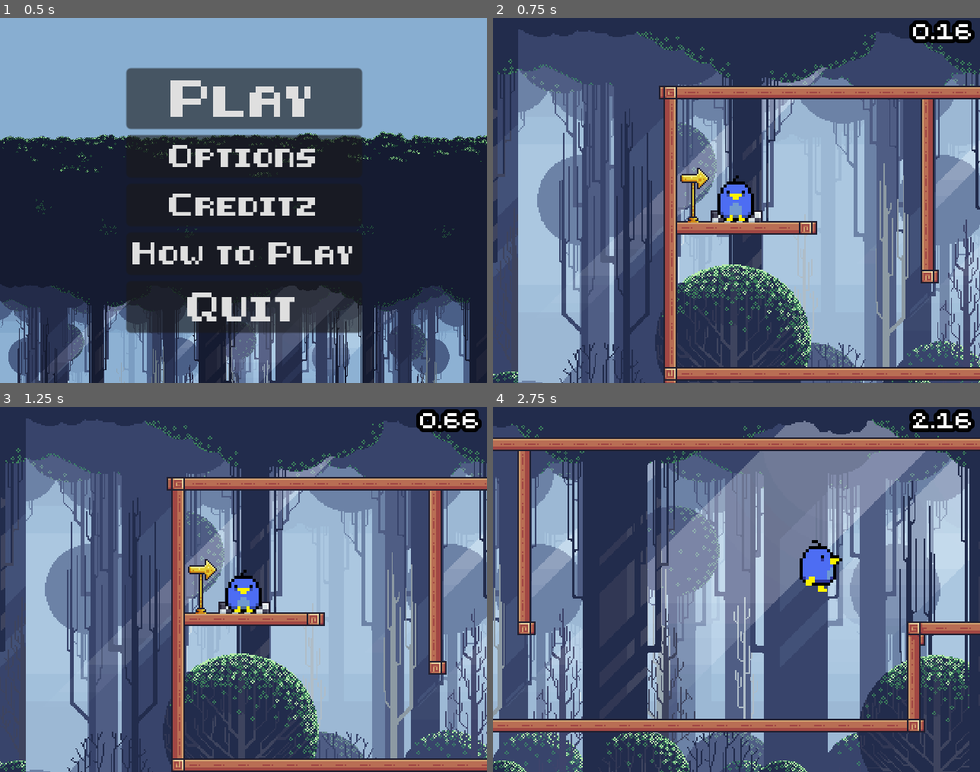
Above: before the commit, frames 1-4 (two rows, left to right).
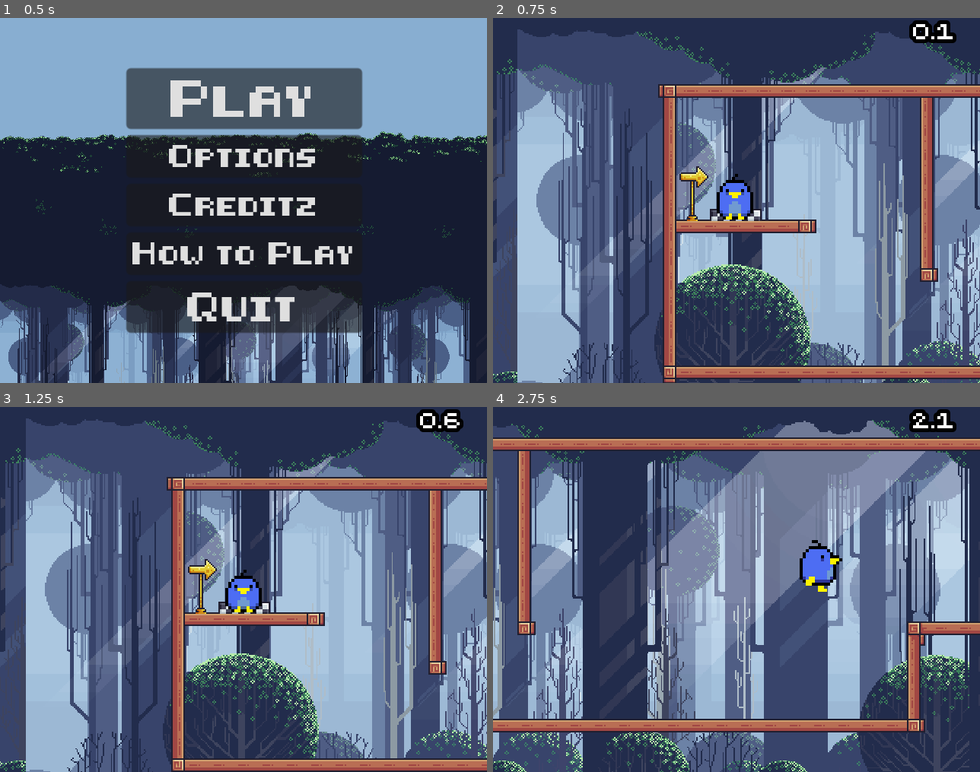
Above: after the commit, the same moments.

Repository: Kynannn/GodotGameApr-June
Game: Godot game, scene res://menu.tscn
Same seed, same stepped clock (60 frames per second), same inputs: the game is played once before the commit and once after it. Video files are missing from this copy of the repository; at most half a second of black plays in their place.
Inputs:
- Up to frame 1 (0.5 s): no input
- Up to frame 2 (0.75 s): click "Play" at 0.5 s
- Up to frame 3 (1.25 s): no input
- Up to frame 4 (2.75 s): tap Enter (ui_accept) at 1.25, 1.52, 2.27 s; hold Right (ui_right) from 1.28 s (still down)

Frame 1 is identical in both runs. In frame 2, 12% of the frame differs, in the area x 0-100%, y 0-100%; in frame 3, 0.2%; in frame 4, 0.4%.

Commit message:
added in cutscene (why doesnt audio work)

Diff:
--- a/cutscene_opening.gd
+++ b/cutscene_opening.gd
@@ -4,3 +4,7 @@
 # Called when the node enters the scene tree for the first time.
 func _ready():
 	BgMusic.stop()
+
+
+func _on_finished():
+	get_tree().change_scene_to_file("res://main_game.tscn")
--- a/cutscene_opening.tscn
+++ b/cutscene_opening.tscn
@@ -1,20 +1,25 @@
 [gd_scene load_steps=3 format=3 uid="uid://b6ga3170xju08"]
 
-[ext_resource type="VideoStream" path="res://8082B541-2263-42E4-9DB5-5B2080700FBE.ogv" id="1_ipp5k"]
+[ext_resource type="VideoStream" path="res://cutscenes/opening-cutscene.ogv" id="1_ind14"]
 [ext_resource type="Script" path="res://cutscene_opening.gd" id="2_wm88k"]
 
 [node name="CutsceneOpening" type="VideoStreamPlayer"]
-anchors_preset = 15
-anchor_right = 1.0
-anchor_bottom = 1.0
-offset_left = 110.0
-offset_top = 23.0
-offset_right = 878.0
-offset_bottom = 1703.0
+anchors_preset = 8
+anchor_left = 0.5
+anchor_top = 0.5
+anchor_right = 0.5
+anchor_bottom = 0.5
+offset_left = -160.0
+offset_top = -129.0
+offset_right = 560.0
+offset_bottom = 447.0
 grow_horizontal = 2
 grow_vertical = 2
-scale = Vector2(0.1, 0.1)
-stream = ExtResource("1_ipp5k")
-volume_db = 6.93
+scale = Vector2(0.445, 0.445)
+size_flags_horizontal = 6
+size_flags_vertical = 6
+stream = ExtResource("1_ind14")
 autoplay = true
 script = ExtResource("2_wm88k")
+
+[connection signal="finished" from="." to="." method="_on_finished"]
--- a/menu.gd
+++ b/menu.gd
@@ -1,7 +1,7 @@
 extends Control
 
 func _on_play_pressed():
-	get_tree().change_scene_to_file("res://main_game.tscn")
+	get_tree().change_scene_to_file("res://cutscene_opening.tscn")
 
 
 func _on_options_pressed():
Not shown, changed: .DS_Store
Not shown, added: cutscenes/opening cutscene.mp4
Not shown, added: cutscenes/opening-cutscene.ogv
